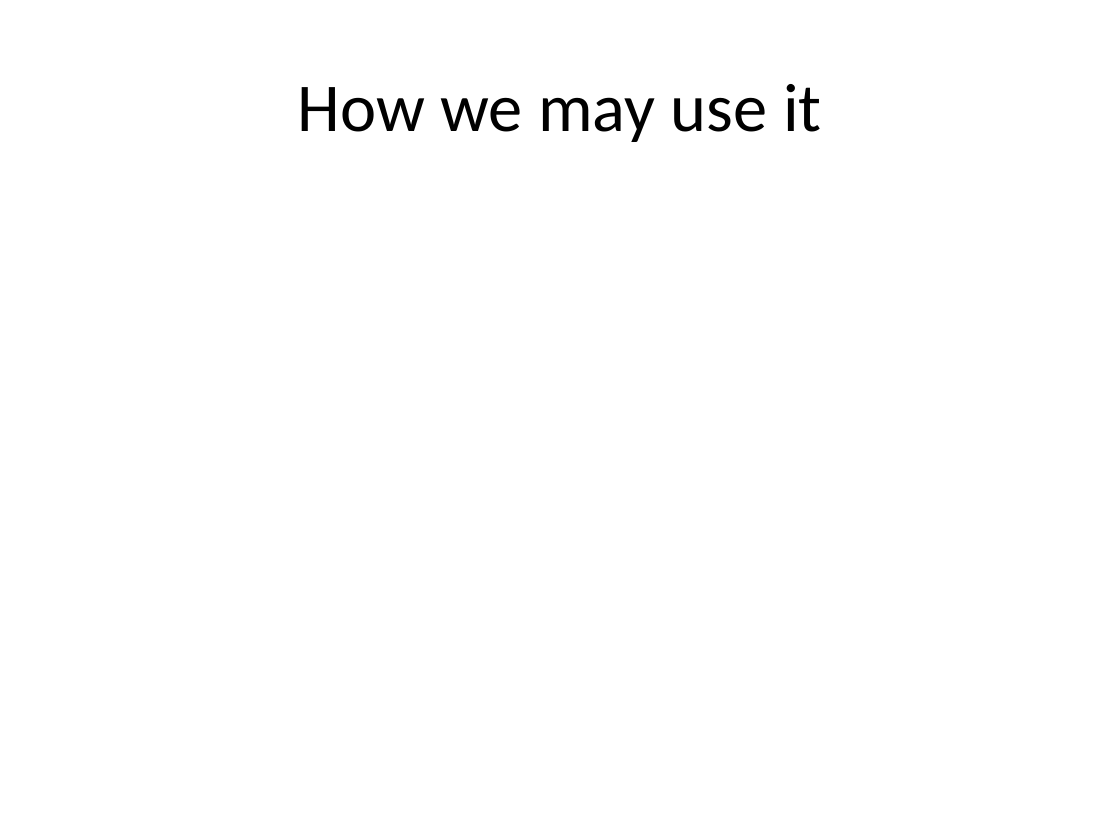
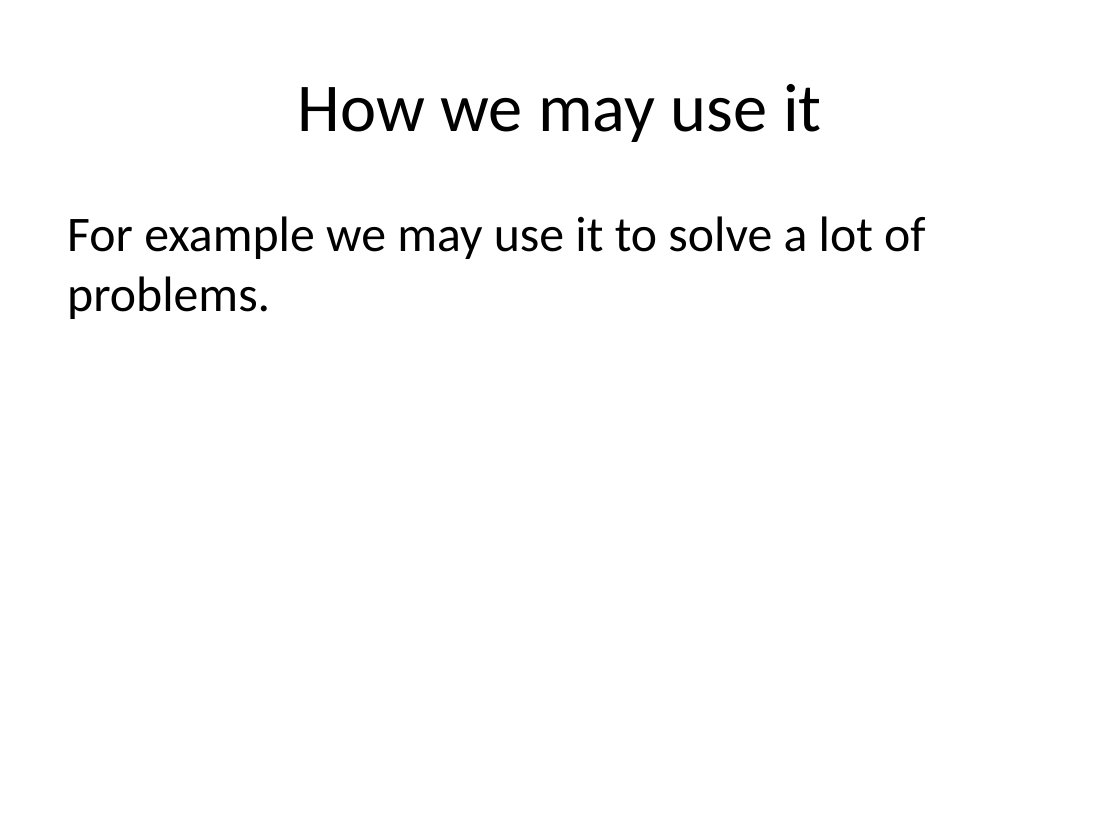
Before and after one commit to Wicchi/presentation_str, a slide deck: slide 4 of presentation.pptx. Drawn at 1120x840 pixels with LibreOffice and Linux fonts; fonts in the diff are those of the drawing. Boxes give left, top, right and bottom in pixels: in the first picture for what was removed or moved away, otherwise in the second. Text is boxed around its words. In the diff, an @@ line names an element or a change of style, - is before the commit and + after.

```diff
--- a/presentation.pptx
+++ b/presentation.pptx
@@ text added at <box>67,216,925,319</box>, 32 pt, text #000000 @@
+For example we may use it to solve a lot of problems.
```
Also in this commit, not shown: 5 other slides changed, 1 slide added, 1 other file.
